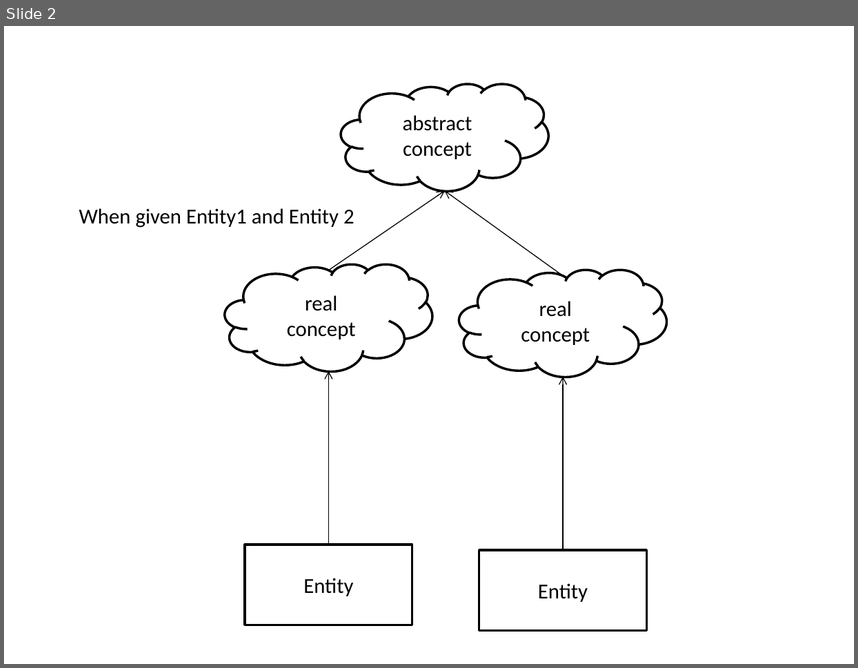
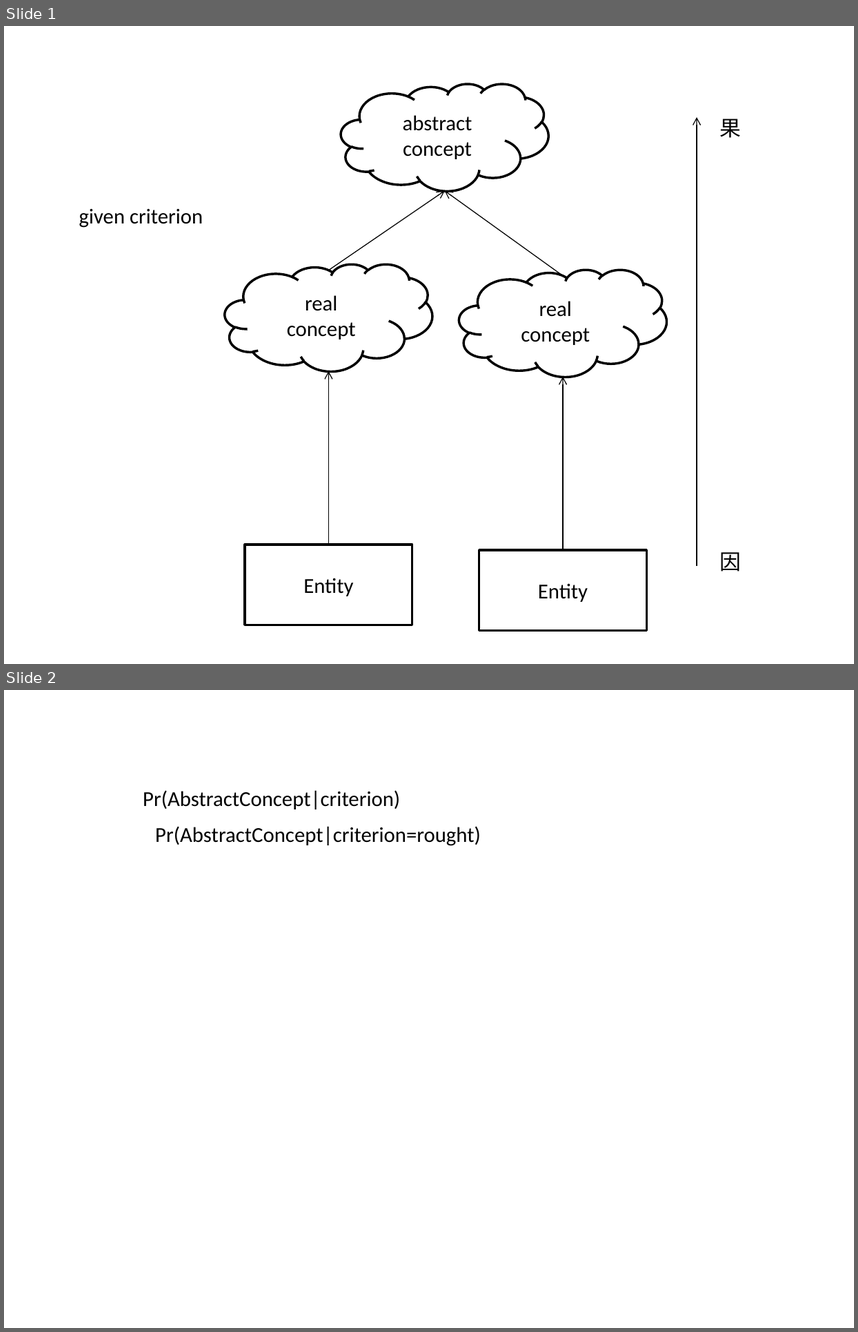
Before and after one commit to goodseeyou/Concept-EntityMining, a slide deck: Concept-Entity Mining.pptx. Shown one above the other, each under a label of ours: slide 2 before the commit, slides 1 and 2 after it. The pictures are 858x668 and 858x1332 pixels, drawn with LibreOffice and Linux fonts; fonts in the diff are those of the drawing. Boxes give left, top, right and bottom in pixels: in the first picture for what was removed or moved away, otherwise in the second. Text is boxed around its words. In the diff, an @@ line names an element or a change of style, - is before the commit and + after.

```diff
--- a/Concept-Entity Mining.pptx
+++ b/Concept-Entity Mining.pptx
@@ slide 2 added at (4,690,854,1328), background #FFFFFF @@
@@ text added at (143,790,400,809), 18 pt, text #000000 @@
+Pr(AbstractConcept|criterion)
@@ text added at (155,826,481,846), 18 pt, text #000000 @@
+Pr(AbstractConcept|criterion=rought)
@@ what was slide 2 is now slide 1 @@
@@ slide 1 changed as well @@
@@ arrow added from (697, 566) to (697, 117), #000000 0.75 pt @@
@@ text added at (720,118,742,138), 18 pt, text #000000 @@
+果
@@ text at (79,209,203,227): text changed @@
-When given Entity1 and Entity 2
+given criterion
@@ text added at (720,552,742,571), 18 pt, text #000000 @@
+因
```
Also in this commit, not shown: 3 slides removed, 1 other file.
